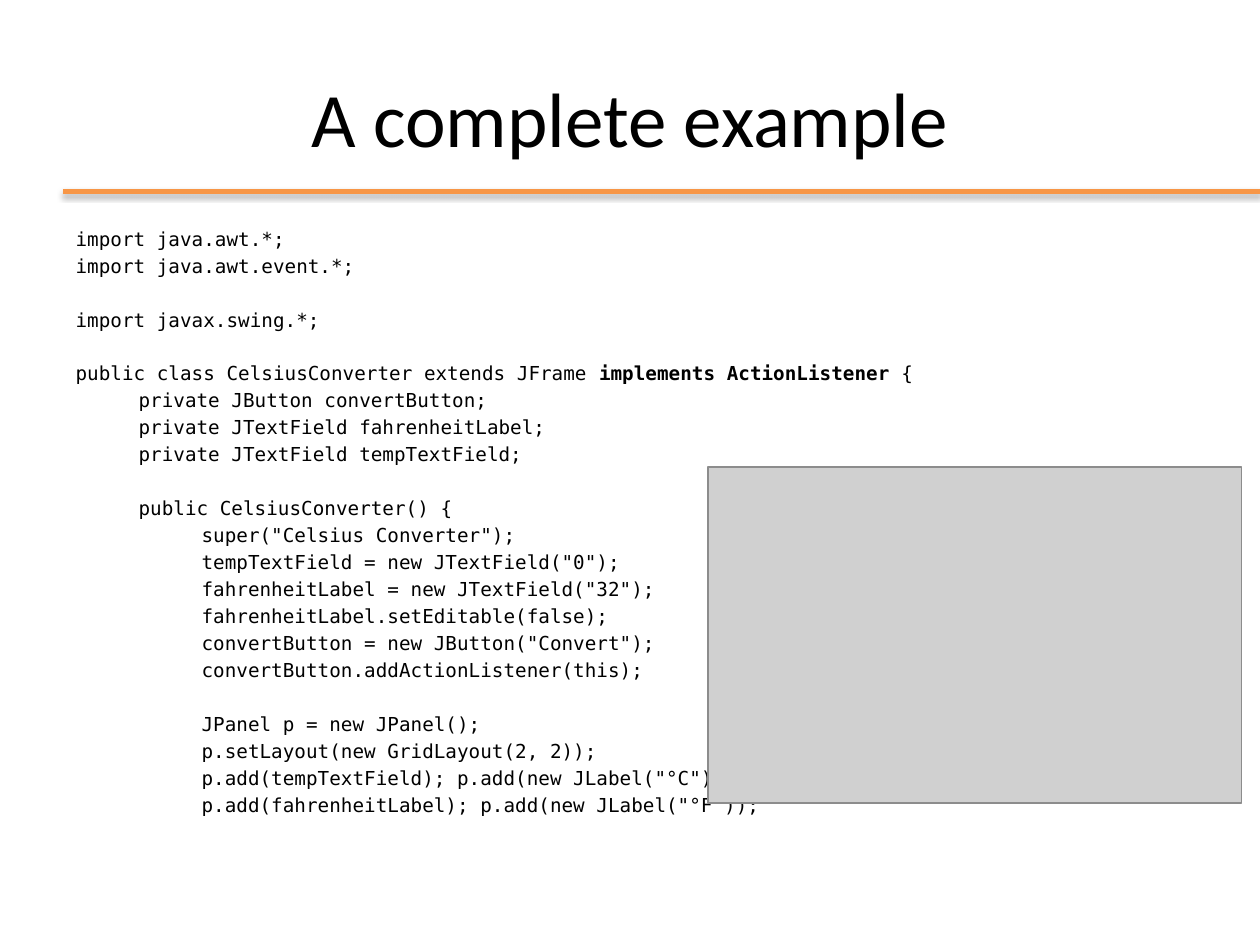
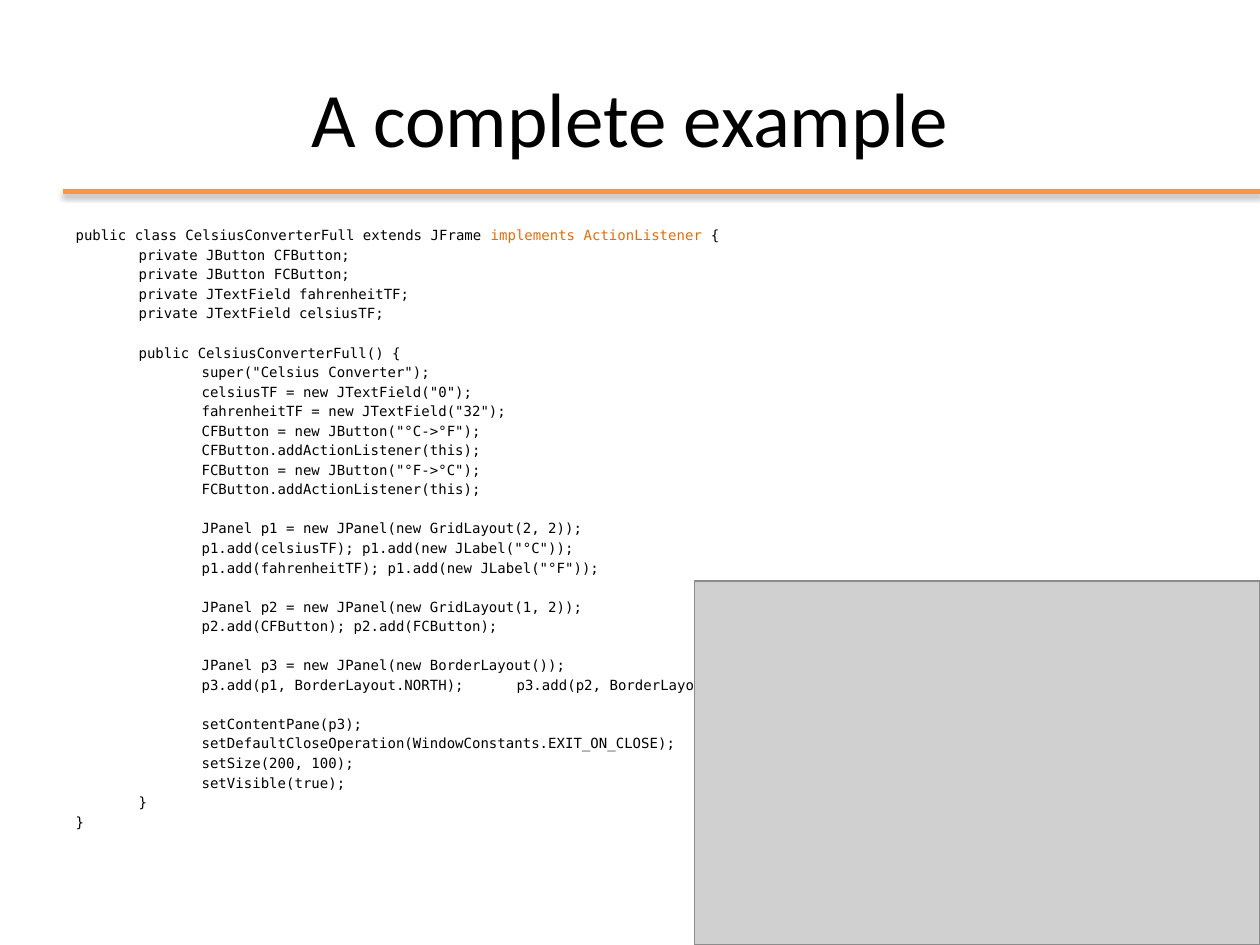
Before and after one commit to Andrea99-beep/ooprogramming, a slide deck: slide 49 of slides/ppt/07_Swing.pptx (slide 50 before the commit). Drawn at 1260x945 pixels with LibreOffice and Linux fonts; fonts in the diff are those of the drawing; grey boxes stand for pictures; background and template pictures are left out. Boxes give left, top, right and bottom in pixels: in the first picture for what was removed or moved away, otherwise in the second. Text is boxed around its words. In the diff, an @@ line names an element or a change of style, - is before the commit and + after.

```diff
--- a/slides/ppt/07_Swing.pptx
+++ b/slides/ppt/07_Swing.pptx
@@ text at (x1=76, y1=229, x2=702, y2=361): text changed; size 11 to 8 pt @@
-import java.awt.*;
-import java.awt.event.*;
-import javax.swing.*;
-public class CelsiusConverter extends JFrame implements ActionListener {
-private JButton convertButton;
-private JTextField fahrenheitLabel;
-private JTextField tempTextField;
-public CelsiusConverter() {
+public class CelsiusConverterFull extends JFrame implements ActionListener {
+private JButton CFButton;
+private JButton FCButton;
+private JTextField fahrenheitTF;
+private JTextField celsiusTF;
+public CelsiusConverterFull() {
@@ text at (x1=202, y1=386, x2=779, y2=790): text changed; size 11 to 8 pt @@
-tempTextField = new JTextField("0");
-fahrenheitLabel = new JTextField("32");
-fahrenheitLabel.setEditable(false);
-convertButton = new JButton("Convert");
-convertButton.addActionListener(this);
-JPanel p = new JPanel();
-p.setLayout(new GridLayout(2, 2));
-p.add(tempTextField); p.add(new JLabel("°C"));
-p.add(fahrenheitLabel); p.add(new JLabel("°F"));
+celsiusTF = new JTextField("0");
+fahrenheitTF = new JTextField("32");
+CFButton = new JButton("°C->°F");
+CFButton.addActionListener(this);
+FCButton = new JButton("°F->°C");
+FCButton.addActionListener(this);
+JPanel p1 = new JPanel(new GridLayout(2, 2));
+p1.add(celsiusTF); p1.add(new JLabel("°C"));
+p1.add(fahrenheitTF); p1.add(new JLabel("°F"));
+JPanel p2 = new JPanel(new GridLayout(1, 2));
+p2.add(CFButton); p2.add(FCButton);
+JPanel p3 = new JPanel(new BorderLayout());
+p3.add(p1, BorderLayout.NORTH); p3.add(p2, BorderLayout.SOUTH);
+setContentPane(p3);
+setDefaultCloseOperation(WindowConstants.EXIT_ON_CLOSE);
+setSize(200, 100);
+setVisible(true);
+}
+}
@@ text at (x1=202, y1=366, x2=429, y2=380): size 11 to 8 pt in "super("Celsius Converter");" @@
@@ picture removed at (x1=708, y1=467, x2=1242, y2=804) @@
@@ picture added at (x1=694, y1=581, x2=1260, y2=945) @@
```
Also in this commit, not shown: 28 other slides changed, 1 slide removed, 13 other files.
